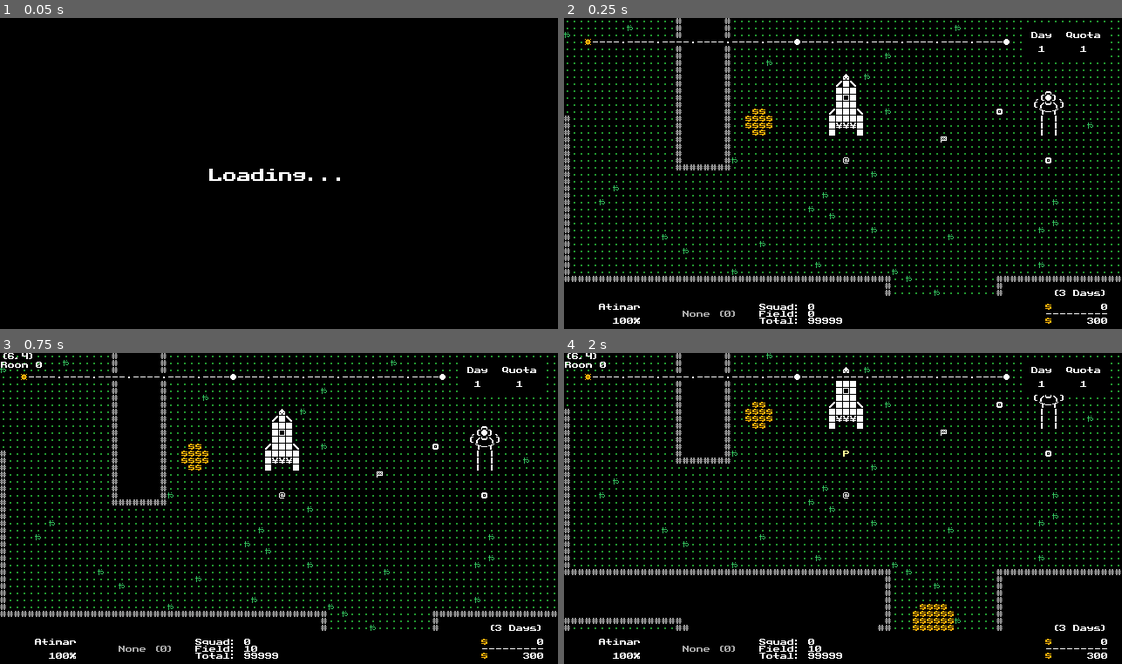
Above: before the commit, frames 1-4 (two rows, left to right).
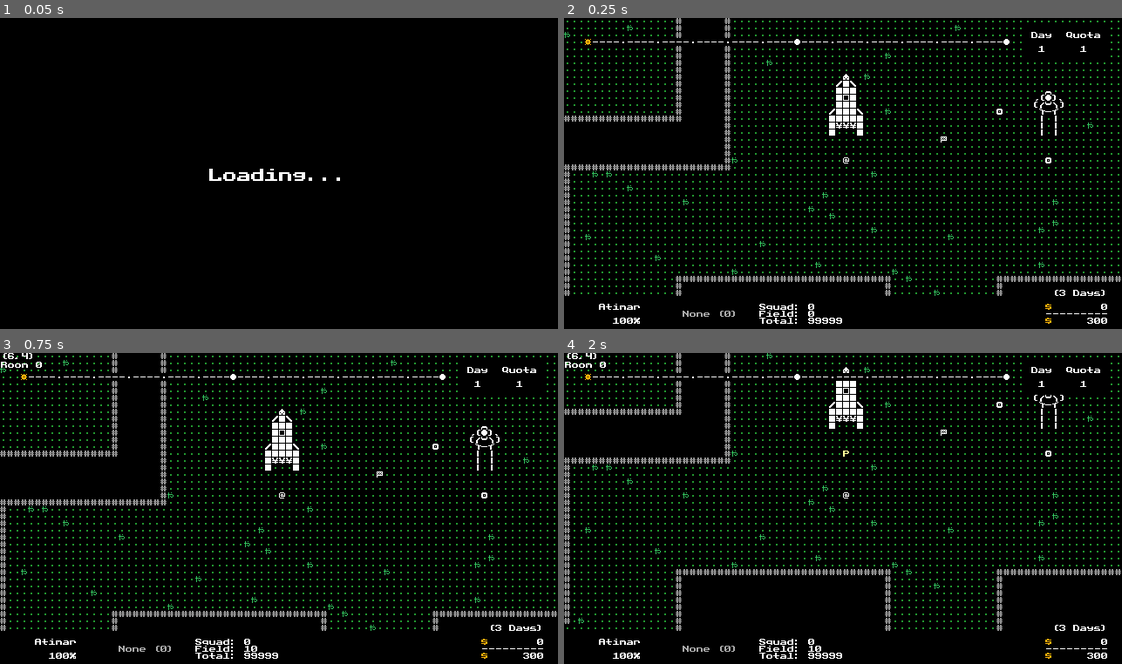
Above: after the commit, the same moments.

Repository: w00tyd00d/Roguemin
Game: Godot game, scene res://prefabs/main.tscn
Two runs of this game, one before a commit and one after it. Both use one fixed random seed, a clock stepped at 60 frames per second and the inputs below.
Inputs (mouse positions are in pixels of both pictures, inside the frame that each line leads up to):
- Up to frame 1 (0.05 s): no input
- Up to frame 2 (0.25 s): no input
- Up to frame 3 (0.75 s): tap Enter (c_confirm) at 0.5 s; move the mouse to (279, 492) at 0.52 s; hold E (c_cycle_right) from 0.53 s (still down); tap A (c_attack) at 0.6 s; click (279, 492) at 0.67 s
- Up to frame 4 (2 s): tap Enter (c_confirm) at 1.25 s; move the mouse to (731, 524) at 1.27 s; release E (c_cycle_right) at 1.28 s; hold Down (c_down) from 1.28 s (still down); tap Z (c_camera) at 1.35 s

Frame 1 is identical in both runs. In frame 2, 1.4% of the frame differs, in the area x 0-38%, y 29-90%; in frame 3, 1.4%; in frame 4, 2.2%, in the area x 0-72%, y 15-90%.

Commit message:
Finished implementing MST for procgen

Diff:
--- a/scripts/lib/astar_chunks.gd
+++ b/scripts/lib/astar_chunks.gd
@@ -8,4 +8,26 @@
 func _init(_world: World) -> void:
     world = _world
     jumping_enabled = true
+    # diagonal_mode = AStarGrid2D.DIAGONAL_MODE_ONLY_IF_NO_OBSTACLES
+    diagonal_mode = AStarGrid2D.DIAGONAL_MODE_NEVER
     region = Rect2i(1, 1, world.size.x-2, world.size.y-2)
+    update()
+
+
+func get_full_path(chunk1: World.Chunk, chunk2: World.Chunk) -> Array[Vector2i]:
+    var jps_path := get_id_path(chunk1.chunk_position, chunk2.chunk_position)
+
+    if jps_path.is_empty():
+        return []
+
+    var res : Array[Vector2i] = [jps_path[0]]
+
+    for i in range(jps_path.size()-1):
+        var ptr := jps_path[i]
+        var dst := jps_path[i+1]
+        var vec := Direction.by_delta(ptr, dst).vector
+        while ptr != dst:
+            ptr += vec
+            res.append(ptr)
+
+    return res
--- a/scripts/world/debug_viewport.gd
+++ b/scripts/world/debug_viewport.gd
@@ -4,7 +4,8 @@
     var world := GameState.world
     var grid_pos := Vector2i(world.get_global_mouse_position() / Vector2(Globals.TILE_SIZE))
     var chunk_pos := grid_pos / Globals.CHUNK_SIZE
-    var room := world.get_chunk(chunk_pos).room
+    var chunk := world.get_chunk(chunk_pos)
+    var room := chunk.room if chunk else null
     var debug_str := "({0},{1})".format([chunk_pos.x, chunk_pos.y])
     if room:
         debug_str += "\nRoom {0}".format([room.id])
--- a/scripts/world/factory/world_architect.gd
+++ b/scripts/world/factory/world_architect.gd
@@ -12,7 +12,7 @@
 
 # Marked chunks to spawn walkers at when ready to make paths (outside of room)
 # The bool represents if the walker is connected to the main path or not
-var _marked_for_walker : Dictionary[World.Chunk, bool] = {}
+var _marked_exit_chunks : Dictionary[World.Chunk, bool] = {}
 
 
 func run(world: World) -> void:
@@ -26,6 +26,9 @@
     # Creates tiles, chunks, and astar map
     world.setup(Globals.WORLD_SIZE)
     astar = AStarChunks.new(world)
+
+    # Reset marked chunks
+    _marked_exit_chunks = {}
 
     # Create a border of void chunks to surround the traversable world
     for _x in world.size.x:
@@ -80,31 +83,80 @@
 
 
 func generate_paths(world: World) -> void:
-    var walkers : Array[Walker] = []
+    # var walkers : Array[Walker] = []
 
     # Add path edges to declared exits within each room
-    for id in world.rooms:
-        var room := world.rooms[id]
-        for vec in room.exits:
-            var dir := Direction.by_pattern(vec)
-            var chunk := room.get_exit_chunk(dir)
-            chunk.add_edge(dir, Type.Edge.PATH)
-
-    # Spawn the walkers at each of the marked chunks
-    for chunk in _marked_for_walker:
-        var connected := _marked_for_walker[chunk]
-        walkers.append(Walker.new(world, chunk, connected))
-
-    # Let each walker generate paths
-    while not walkers.is_empty():
-        var alive_walkers : Array[Walker] = []
-        for walker in walkers:
-            if walker.walk():
-                alive_walkers.append(walker)
-            else:
-                walker.active = false
-        walkers = alive_walkers
-        print(walkers.size(), " walkers left alive!")
+    # for id in world.rooms:
+    #     var room := world.rooms[id]
+    #     for vec in room.exits:
+    #         var dir := Direction.by_pattern(vec)
+    #         var chunk := room.get_exit_chunk(dir)
+    #         chunk.add_edge(dir, Type.Edge.PATH)
+
+    # LEFT OFF HERE, THINK HOW TO IMPLEMENT MST USING THE EXITS AS NODES
+
+    # Create list of astar paths from every exit to each other
+    var paths : Array[Array] = []
+    var size := _marked_exit_chunks.size()
+    var chunks : Array[World.Chunk] = _marked_exit_chunks.keys()
+
+    for i in range(size-1):
+        for j in range(1, size-i):
+            # DEBUG
+            # var chunk_pos1 := chunks[i].chunk_position
+            # var chunk_pos2 := chunks[i+j].chunk_position
+
+            var path := astar.get_full_path(chunks[i],  chunks[i+j])
+            if not path.is_empty():
+                paths.append(path)
+
+    # Sort the lists of paths by their length, putting the shortest first
+    paths.sort_custom(func(a: Array, b: Array) -> bool:
+        return a.size() < b.size()
+    )
+
+    # Iterate through the paths in sorted order to assign edges, ignoring
+    # connections to paths that have both points already connected
+    var known_nodes : Dictionary[Vector2i, bool] = {}
+
+    for path: Array[Vector2i] in paths:
+        var start := path[0]
+        var end := path[-1]
+
+        if known_nodes.has(start) and known_nodes.has(end):
+            continue
+
+        known_nodes[start] = true
+        known_nodes[end] = true
+
+        print("Path is ", path)
+
+        for i in path.size()-1:
+            var chunk1 := world.get_chunk(path[i])
+            var chunk2 := world.get_chunk(path[i+1])
+            var dir := Direction.by_delta(path[i], path[i+1])
+
+            chunk1.add_edge(dir, Type.Edge.PATH)
+
+            chunk1.type = Type.Chunk.PATH
+            chunk2.type = Type.Chunk.PATH
+
+
+    # # Spawn the walkers at each of the marked chunks
+    # for chunk in _marked_exit_chunks:
+    #     var connected := _marked_exit_chunks[chunk]
+    #     walkers.append(Walker.new(world, chunk, connected))
+
+    # # Let each walker generate paths
+    # while not walkers.is_empty():
+    #     var alive_walkers : Array[Walker] = []
+    #     for walker in walkers:
+    #         if walker.walk():
+    #             alive_walkers.append(walker)
+    #         else:
+    #             walker.active = false
+    #     walkers = alive_walkers
+    #     print(walkers.size(), " walkers left alive!")
 
     # Do a scan of the entire field and begin drawing each path each walker
     # have defined
@@ -146,14 +198,14 @@
     base_room.set_exit(Direction.south, bot)
     base_room.set_exit(Direction.east, rgt)
 
-    _marked_for_walker[top.get_neighbor(Direction.north)] = true
-    _marked_for_walker[lft.get_neighbor(Direction.west)] = true
-    _marked_for_walker[bot.get_neighbor(Direction.south)] = true
-    _marked_for_walker[rgt.get_neighbor(Direction.east)] = true
+    _marked_exit_chunks[top.get_neighbor(Direction.north)] = true
+    _marked_exit_chunks[lft.get_neighbor(Direction.west)] = true
+    _marked_exit_chunks[bot.get_neighbor(Direction.south)] = true
+    _marked_exit_chunks[rgt.get_neighbor(Direction.east)] = true
 
 
 func _place_world_rooms(world: World) -> void:
-    var room_total := RNG.randi_range(4,5)
+    var room_total := RNG.randi_range(5,6)
     var room_count := 1 # Home base is already created
     var loops := 0
 
@@ -207,7 +259,7 @@
             # IF PROCGEN ROOM, SYNC EXIT CHUNK WITH NEIGHBOR IF ONE EXISTS
 
             # For now, we treat all rooms as procgen rooms
-            if _marked_for_walker.has(chunk):
+            if _marked_exit_chunks.has(chunk):
                 var vec : Vector2i = chunk.edges.keys()[0]
                 var dir := Direction.by_pattern(vec)
                 var nbr := chunk.get_neighbor(dir)
@@ -223,7 +275,7 @@
                     room.cluster = cluster
                     nbr.room.cluster = cluster
 
-                _marked_for_walker.erase(chunk)
+                _marked_exit_chunks.erase(chunk)
 
             chunk.type = Type.Chunk.ROOM
             chunk.room = room
@@ -300,8 +352,8 @@
         _:
             nbr.type = Type.Chunk.PATH
 
-            if not _marked_for_walker.has(nbr):
-                _marked_for_walker[nbr] = false
+            if not _marked_exit_chunks.has(nbr):
+                _marked_exit_chunks[nbr] = false
 
             if room.cluster:
                 room.cluster.set_open()
@@ -327,7 +379,6 @@
     # var path := Util.get_bresenham_line(chunk1.start, chunk2.start)
     var path := Geometry2D.bresenham_line(chunk1.start, chunk2.start)
     var size := path.size()
-
     var half := Globals.CHUNK_HALF
 
     for i in size+2:
--- a/scripts/world/world.gd
+++ b/scripts/world/world.gd
@@ -307,6 +307,7 @@
         var nbr := get_neighbor(dir)
         edges[dir.vector] = _type
         nbr.edges[dir.opposite.vector] = _type
+        print("Adding edge between ", chunk_position, " and ", nbr.chunk_position)
 
     func remove_edge(dir: Direction) -> void:
         var nbr := get_neighbor(dir)
